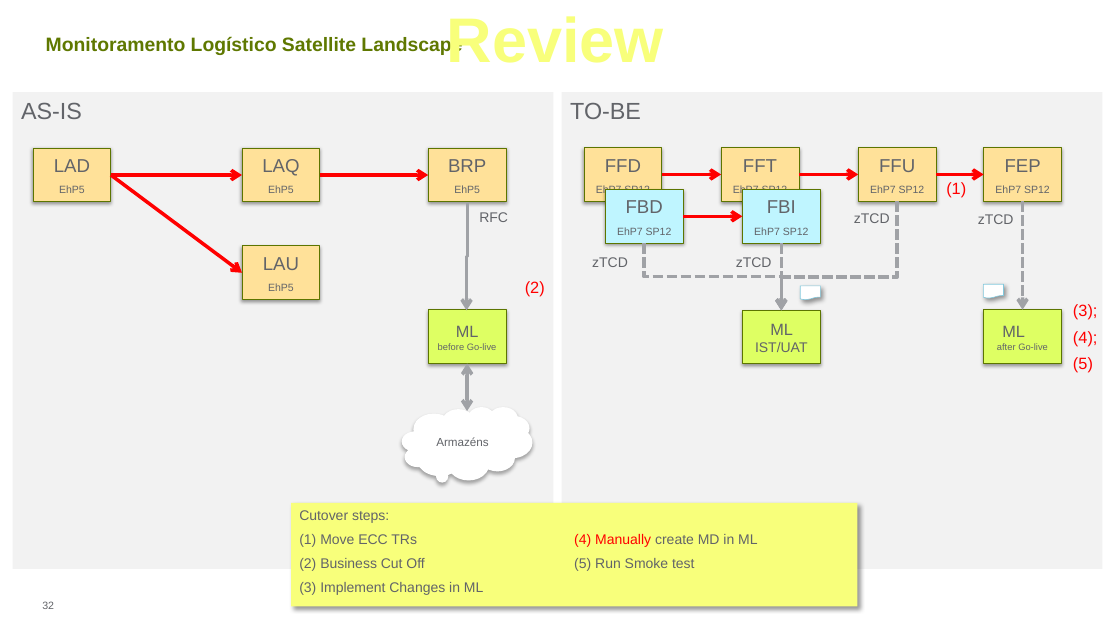
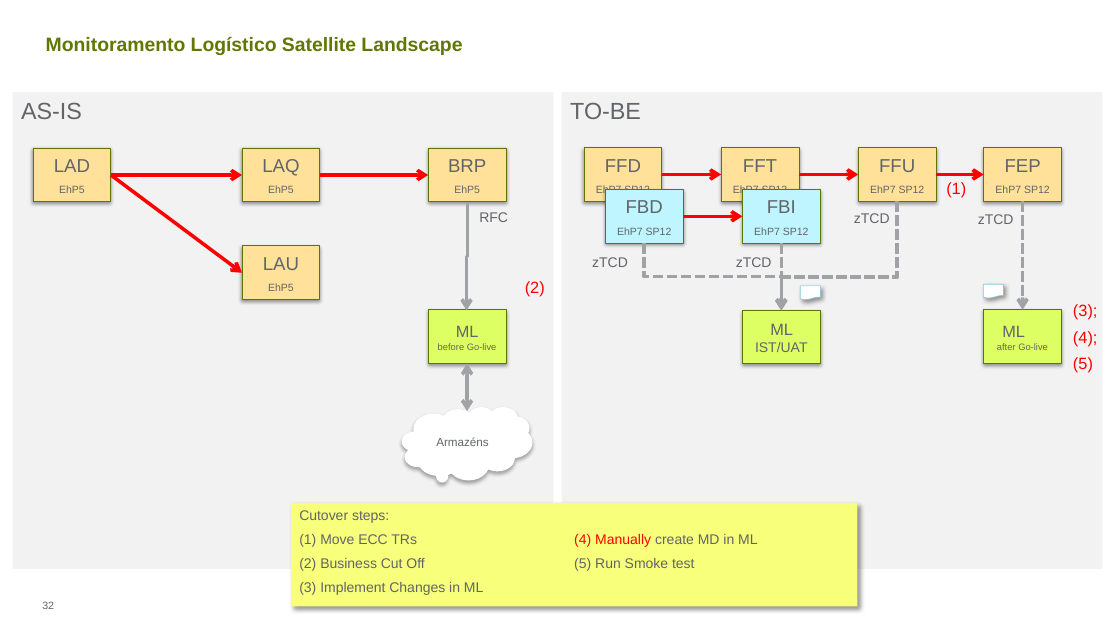
Before and after one commit to ldaher/syngenta-appmap, a slide deck: slide 32 of Satellite Status Report 20161107 vGC.PPTX. Drawn at 1120x630 pixels with LibreOffice and Linux fonts; fonts in the diff are those of the drawing; background and template pictures are left out. Boxes give left, top, right and bottom in pixels: in the first picture for what was removed or moved away, otherwise in the second. Text is boxed around its words. In the diff, an @@ line names an element or a change of style, - is before the commit and + after.

```diff
--- a/Satellite Status Report 20161107 vGC.PPTX
+++ b/Satellite Status Report 20161107 vGC.PPTX
@@ text removed at <box>447,16,664,63</box> @@
-Review
```
Also in this commit, not shown: 13 other slides changed, 2 other files.
